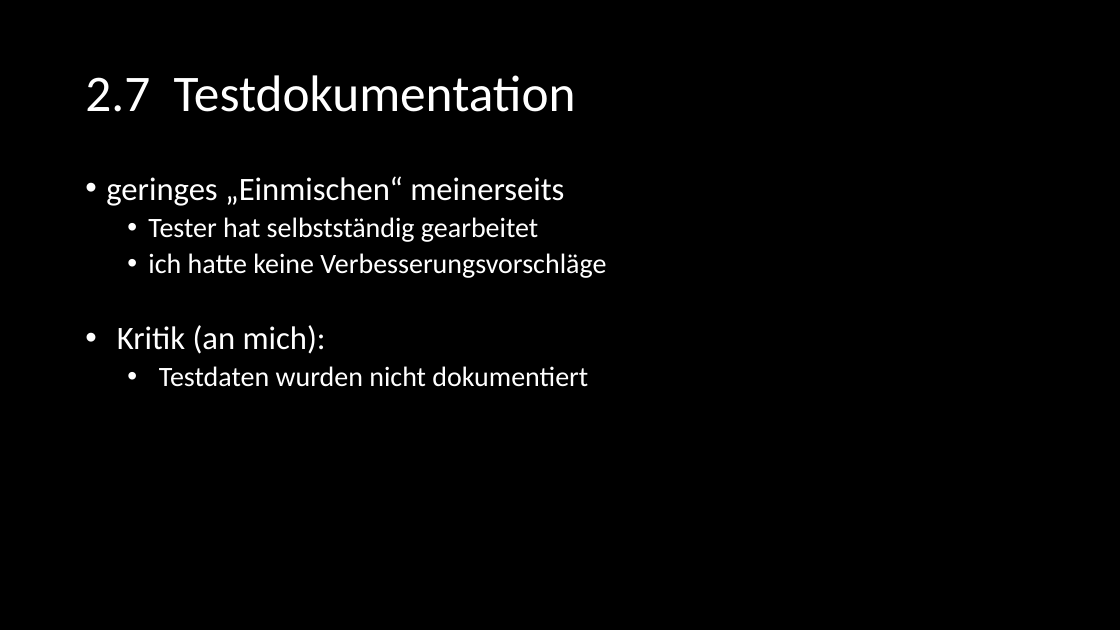
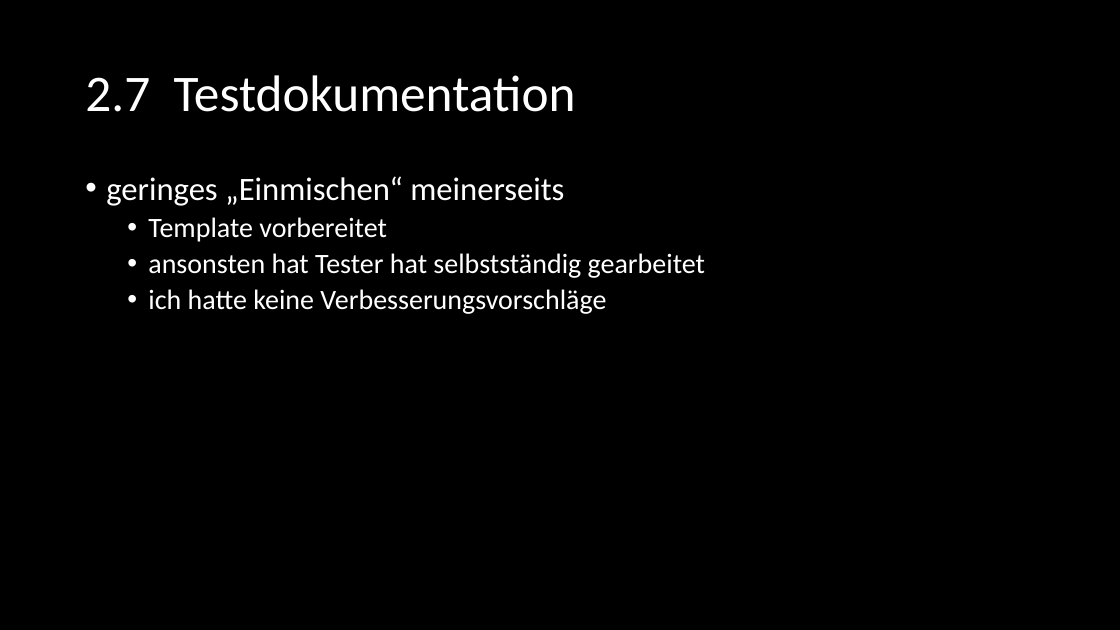
Before and after one commit to SE-Beleggruppe/Beleg_Planung, a slide deck: slide 19 of Präsentation/Felix - Dokumentation/SE_Dokumentation.pptx (slide 23 before the commit). Drawn at 1120x630 pixels with LibreOffice and Linux fonts; fonts in the diff are those of the drawing. Boxes give left, top, right and bottom in pixels: in the first picture for what was removed or moved away, otherwise in the second. Text is boxed around its words. In the diff, an @@ line names an element or a change of style, - is before the commit and + after.

```diff
--- a/Präsentation/Felix - Dokumentation/SE_Dokumentation.pptx
+++ b/Präsentation/Felix - Dokumentation/SE_Dokumentation.pptx
@@ text at <box>148,217,705,278</box>: text changed @@
-  • Tester hat selbstständig gearbeitet
+  • Template vorbereitet
+  • ansonsten hat Tester hat selbstständig gearbeitet
@@ text at <box>117,325,588,387</box>: paragraphs removed @@
-  • Kritik (an mich):
-    • Testdaten wurden nicht dokumentiert
```
Also in this commit, not shown: 9 other slides changed, 4 slides removed.
